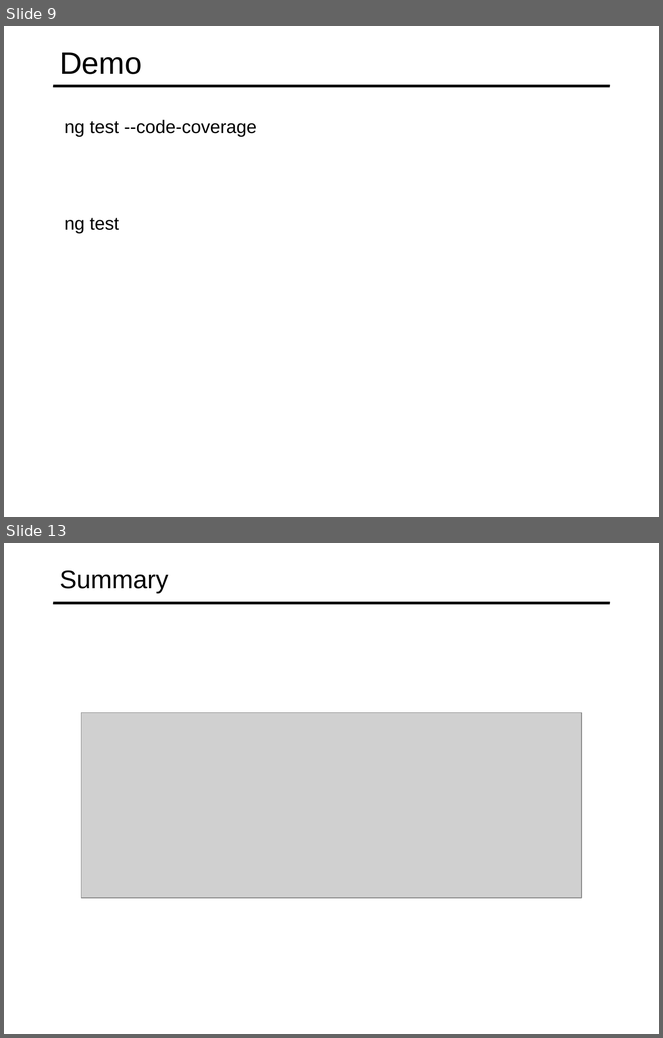
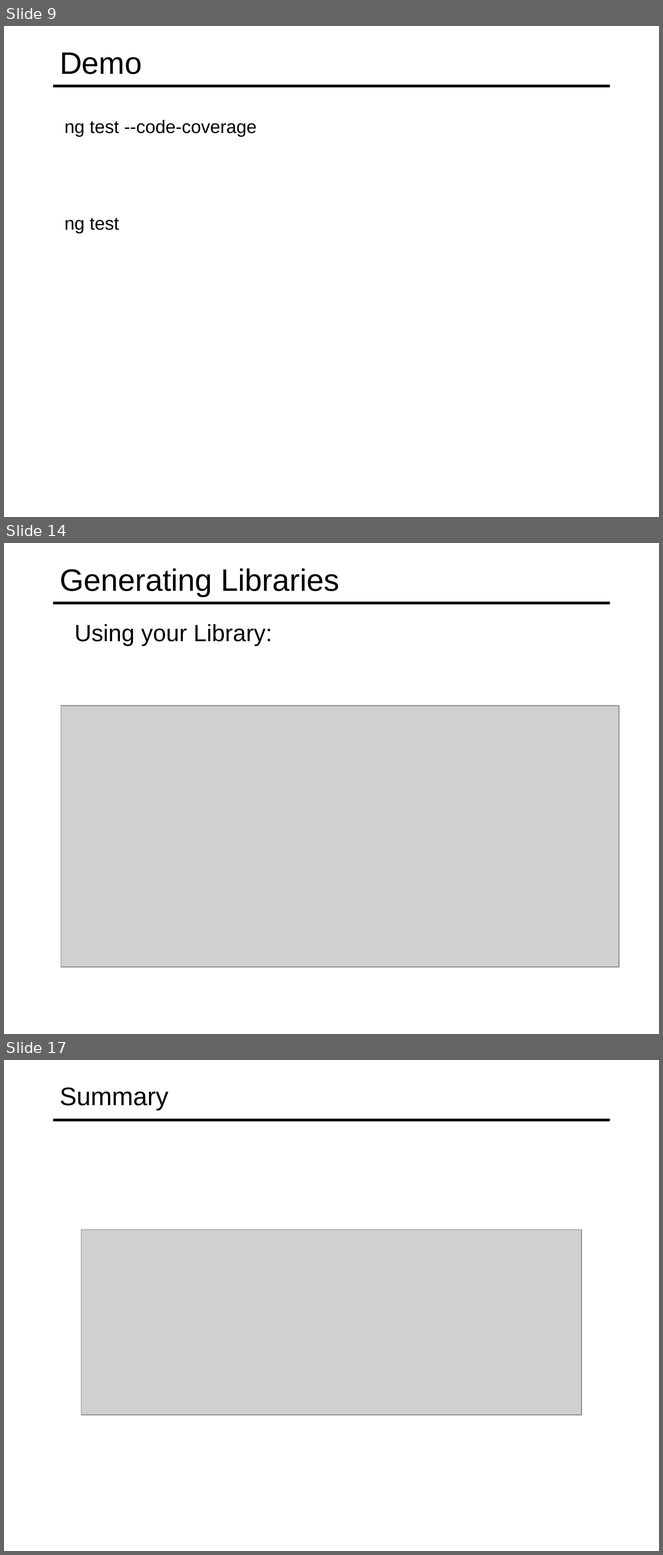
Before and after one commit to specter01wj/Jago_Link_Training, a slide deck: Angular/Angular7/Angular CLI/8.Tooling Features/L8_Tooling Features.ppt. Shown one above the other, each under a label of ours: slides 9 and 13 before the commit, slides 9, 14 and 17 after it; the slides between them are not shown. The pictures are 663x1038 and 663x1555 pixels, drawn with LibreOffice and Linux fonts; fonts in the diff are those of the drawing; grey boxes stand for pictures. Boxes give left, top, right and bottom in pixels: in the first picture for what was removed or moved away, otherwise in the second. Text is boxed around its words. In the diff, an @@ line names an element or a change of style, - is before the commit and + after.

```diff
--- a/Angular/Angular7/Angular CLI/8.Tooling Features/L8_Tooling Features.ppt
+++ b/Angular/Angular7/Angular CLI/8.Tooling Features/L8_Tooling Features.ppt
@@ slide 14 added at bbox=[4, 543, 659, 1034], background #FFFFFF; not listed: 1 template element that a slide beside it also shows @@
@@ title added at bbox=[60, 568, 339, 596], 34 pt, text #000000 @@
+Generating Libraries
@@ text added at bbox=[75, 624, 272, 646], 25.9 pt, text #000000 @@
+  Using your Library:
@@ picture added at bbox=[61, 705, 619, 967] @@
@@ what was slide 13 is now slide 17 @@
```
Also in this commit, not shown: 4 slides changed, 8 other slides added, 5 slides removed.
